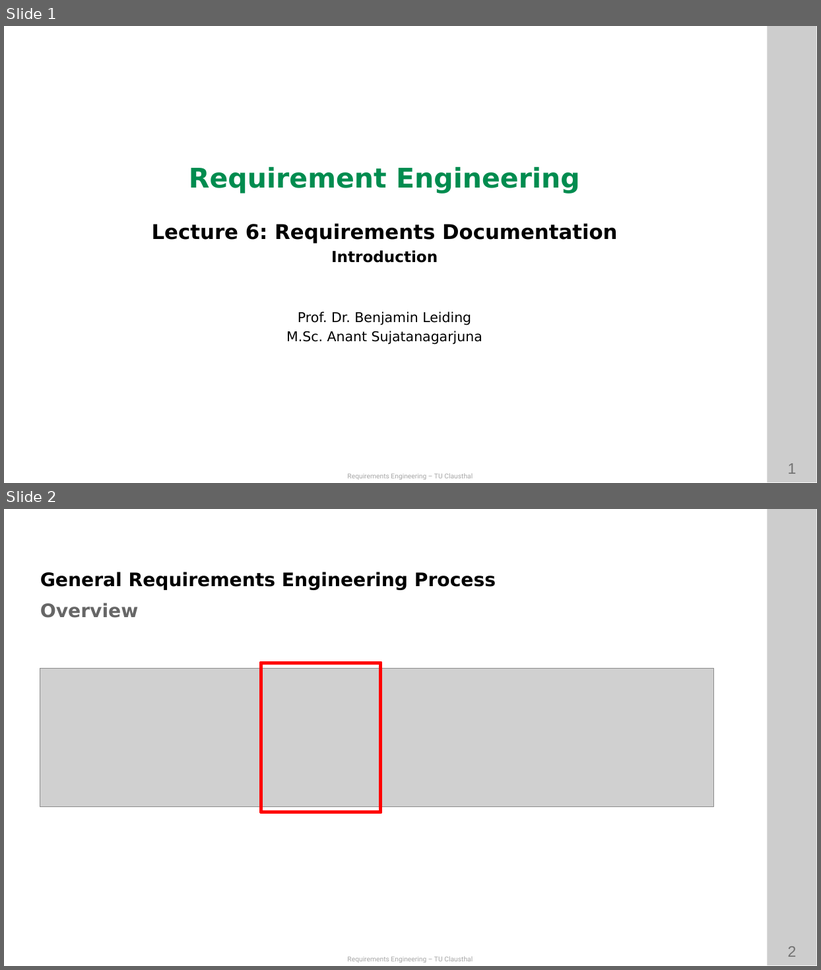
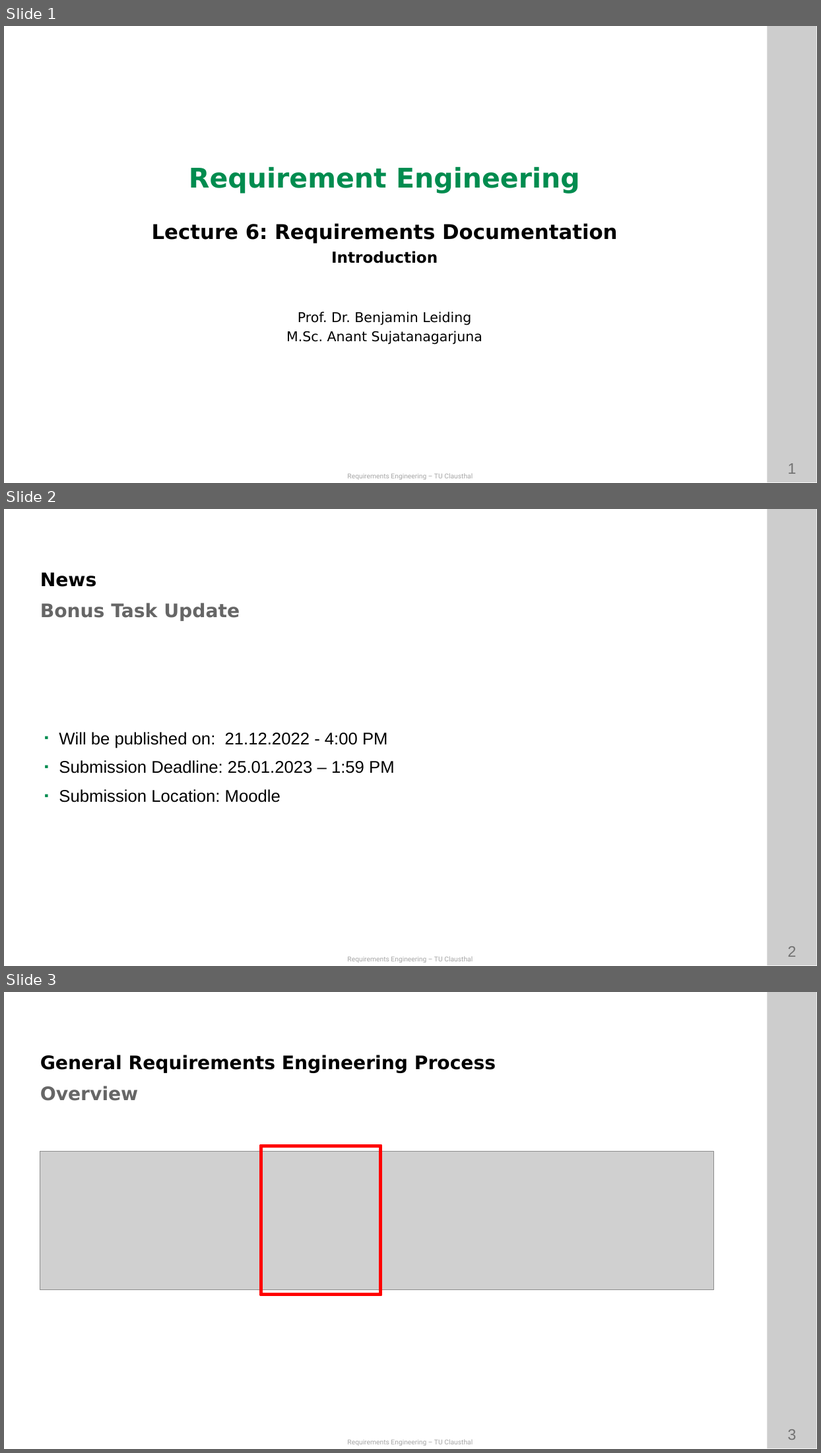
Before and after one commit to ETCE-LAB/teaching-material, a slide deck: Requirements-Engineering/RE-L06-Documentation--Introduction.pptx. Shown one above the other, each under a label of ours: slides 1 and 2 before the commit, slides 1, 2 and 3 after it. The pictures are 821x970 and 821x1453 pixels, drawn with LibreOffice and Linux fonts; fonts in the diff are those of the drawing; grey boxes stand for pictures; background and template pictures are left out. Boxes give left, top, right and bottom in pixels: in the first picture for what was removed or moved away, otherwise in the second. Text is boxed around its words. In the diff, an @@ line names an element or a change of style, - is before the commit and + after.

Commit message:
Bonus Task news update

```diff
--- a/Requirements-Engineering/RE-L06-Documentation--Introduction.pptx
+++ b/Requirements-Engineering/RE-L06-Documentation--Introduction.pptx
@@ slide 2 added at <box>4,509,817,966</box>, background #FFFFFF; not listed: 4 template elements that a slide beside it also shows @@
@@ text added at <box>40,572,97,587</box>, 22 pt, text #000000, bold @@
+News
@@ text added at <box>40,603,240,621</box>, 22 pt, text #666666, bold @@
+Bonus Task Update
@@ text added at <box>59,732,395,803</box>, 20 pt, text #000000 @@
+◾ Will be published on: 21.12.2022 - 4:00 PM
+◾ Submission Deadline: 25.01.2023 – 1:59 PM
+◾ Submission Location: Moodle
@@ what was slide 2 is now slide 3 @@
@@ page number at <box>788,1430,797,1440</box>: text changed @@
-2
+3
```
Also in this commit, not shown: 3 slides changed, 1 other file.
